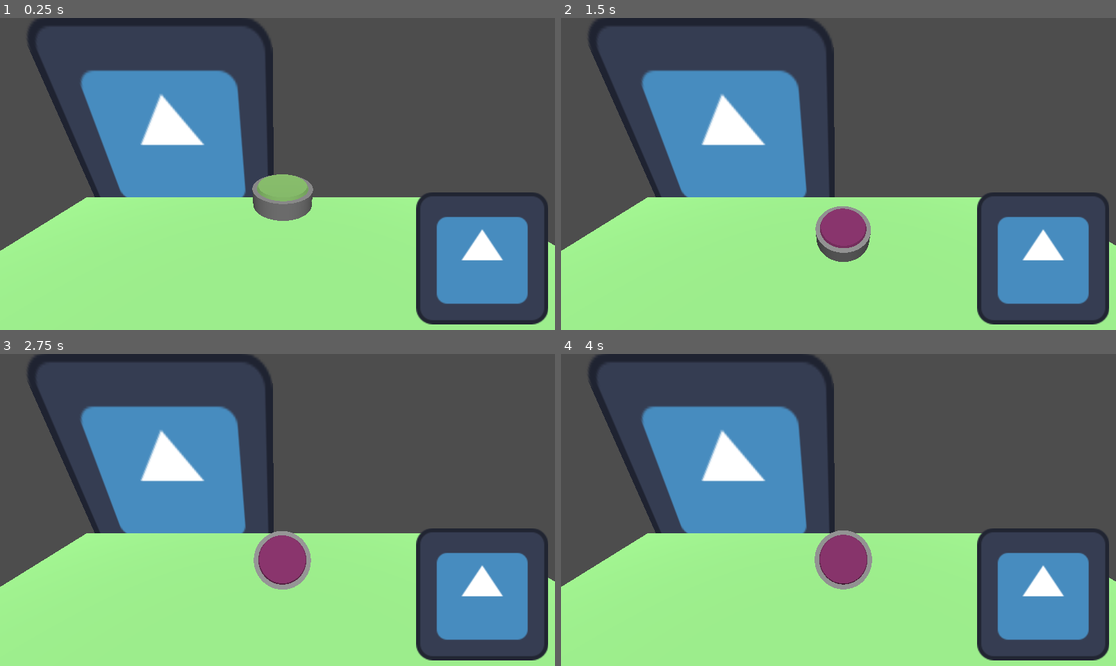
Above: before the commit, frames 1-4 (two rows, left to right).
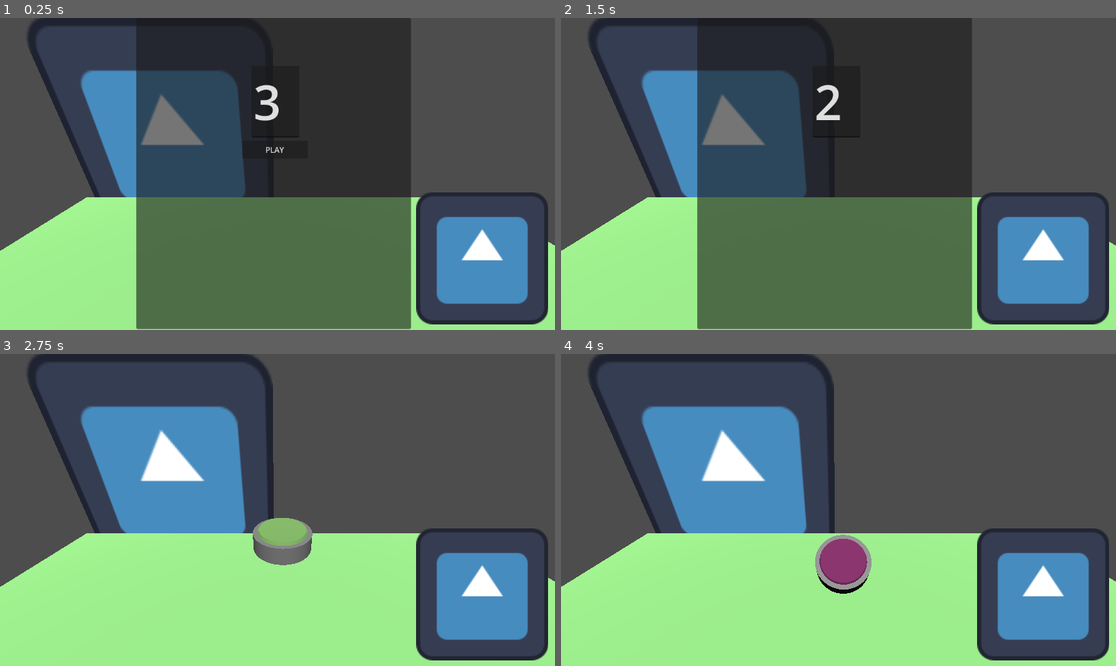
Above: after the commit, the same moments.

Repository: Ramongpou/CoinGame
Game: Godot game, scene res://Scenes/main_game.tscn
The game is run twice, just before and just after one commit, with the same random seed, the same clock (stepped at 60 frames per second) and the same inputs. The engine's default icon, where the game draws it, is replaced by a stand-in: a white triangle on a blue panel in a dark square.
Inputs (mouse positions are in pixels of both pictures, inside the frame that each line leads up to):
- Up to frame 1 (0.25 s): no input
- Up to frame 2 (1.5 s): click (838, 149) at 0.5 s, where only the run after the commit has a clickable "PLAY"; move the mouse to (960, 158) at 1.27 s; click (960, 158) at 1.42 s
- Up to frame 3 (2.75 s): move the mouse to (166, 525) at 2.02 s; click (166, 525) at 2.17 s
- Up to frame 4 (4 s): move the mouse to (894, 441) at 2.77 s; click (894, 441) at 2.92 s; move the mouse to (810, 572) at 3.52 s; click (810, 572) at 3.67 s

The runs differ from the first frame. In frame 1, 48% of the frame differs, in the area x 24-75%, y 0-100%; in frame 2, 48%; in frame 3, 2.1%; in frame 4, 0.4%.

Commit message:
animations added

Diff:
--- a/Scenes/main_game.tscn
+++ b/Scenes/main_game.tscn
@@ -1,5 +1,6 @@
-[gd_scene load_steps=8 format=3 uid="uid://ddd1vjs2alur6"]
-
+[gd_scene load_steps=13 format=3 uid="uid://ddd1vjs2alur6"]
+
+[ext_resource type="Script" path="res://Scripts/MainGame.gd" id="1_6ldtg"]
 [ext_resource type="PackedScene" uid="uid://cmbh87lmu5bvy" path="res://Scenes/Coin.tscn" id="1_hqeiw"]
 [ext_resource type="Texture2D" uid="uid://b2ygv72aqcqxm" path="res://icon.svg" id="2_13343"]
 
@@ -34,7 +35,149 @@
 "speed": 5.0
 }]
 
+[sub_resource type="Animation" id="Animation_oxtyv"]
+resource_name = "start_Coin"
+length = 1.5
+tracks/0/type = "value"
+tracks/0/imported = false
+tracks/0/enabled = true
+tracks/0/path = NodePath("Control/Start_Panel/Button:visible")
+tracks/0/interp = 1
+tracks/0/loop_wrap = true
+tracks/0/keys = {
+"times": PackedFloat32Array(0),
+"transitions": PackedFloat32Array(1),
+"update": 1,
+"values": [false]
+}
+tracks/1/type = "value"
+tracks/1/imported = false
+tracks/1/enabled = true
+tracks/1/path = NodePath("Control/Start_Panel/TextEdit:text")
+tracks/1/interp = 1
+tracks/1/loop_wrap = true
+tracks/1/keys = {
+"times": PackedFloat32Array(0, 0.5, 1, 1.5),
+"transitions": PackedFloat32Array(1, 1, 1, 1),
+"update": 1,
+"values": ["3", "2", "1", "0"]
+}
+tracks/2/type = "value"
+tracks/2/imported = false
+tracks/2/enabled = true
+tracks/2/path = NodePath("Control/Start_Panel:visible")
+tracks/2/interp = 1
+tracks/2/loop_wrap = true
+tracks/2/keys = {
+"times": PackedFloat32Array(1.5),
+"transitions": PackedFloat32Array(1),
+"update": 1,
+"values": [false]
+}
+tracks/3/type = "method"
+tracks/3/imported = false
+tracks/3/enabled = true
+tracks/3/path = NodePath(".")
+tracks/3/interp = 1
+tracks/3/loop_wrap = true
+tracks/3/keys = {
+"times": PackedFloat32Array(1.5),
+"transitions": PackedFloat32Array(1),
+"values": [{
+"args": [],
+"method": &"Create_Coin"
+}]
+}
+
+[sub_resource type="Animation" id="Animation_ca6nk"]
+length = 0.001
+tracks/0/type = "value"
+tracks/0/imported = false
+tracks/0/enabled = true
+tracks/0/path = NodePath("Control/Start_Panel/Button:visible")
+tracks/0/interp = 1
+tracks/0/loop_wrap = true
+tracks/0/keys = {
+"times": PackedFloat32Array(0),
+"transitions": PackedFloat32Array(1),
+"update": 1,
+"values": [false]
+}
+tracks/1/type = "value"
+tracks/1/imported = false
+tracks/1/enabled = true
+tracks/1/path = NodePath("Control/Start_Panel/TextEdit:text")
+tracks/1/interp = 1
+tracks/1/loop_wrap = true
+tracks/1/keys = {
+"times": PackedFloat32Array(0),
+"transitions": PackedFloat32Array(1),
+"update": 1,
+"values": ["2"]
+}
+tracks/2/type = "value"
+tracks/2/imported = false
+tracks/2/enabled = true
+tracks/2/path = NodePath("Control/Start_Panel:visible")
+tracks/2/interp = 1
+tracks/2/loop_wrap = true
+tracks/2/keys = {
+"times": PackedFloat32Array(0),
+"transitions": PackedFloat32Array(1),
+"update": 1,
+"values": [true]
+}
+
+[sub_resource type="Animation" id="Animation_hpyu3"]
+resource_name = "start_game"
+tracks/0/type = "value"
+tracks/0/imported = false
+tracks/0/enabled = true
+tracks/0/path = NodePath("Control/Start_Panel:visible")
+tracks/0/interp = 1
+tracks/0/loop_wrap = true
+tracks/0/keys = {
+"times": PackedFloat32Array(0),
+"transitions": PackedFloat32Array(1),
+"update": 1,
+"values": [true]
+}
+tracks/1/type = "value"
+tracks/1/imported = false
+tracks/1/enabled = true
+tracks/1/path = NodePath("Control/Start_Panel/Button:visible")
+tracks/1/interp = 1
+tracks/1/loop_wrap = true
+tracks/1/keys = {
+"times": PackedFloat32Array(0),
+"transitions": PackedFloat32Array(1),
+"update": 1,
+"values": [true]
+}
+tracks/2/type = "value"
+tracks/2/imported = false
+tracks/2/enabled = true
+tracks/2/path = NodePath("Control/Start_Panel/TextEdit:text")
+tracks/2/interp = 1
+tracks/2/loop_wrap = true
+tracks/2/keys = {
+"times": PackedFloat32Array(0),
+"transitions": PackedFloat32Array(1),
+"update": 1,
+"values": ["3"]
+}
+
+[sub_resource type="AnimationLibrary" id="AnimationLibrary_54crf"]
+_data = {
+"RESET": SubResource("Animation_ca6nk"),
+"start_Coin": SubResource("Animation_oxtyv"),
+"start_game": SubResource("Animation_hpyu3")
+}
+
 [node name="MainGame" type="Node3D"]
+script = ExtResource("1_6ldtg")
+Coin = ExtResource("1_hqeiw")
+Colors = [Color(1, 0, 0, 1), Color(0, 1, 0, 1), Color(0, 0, 1, 1), Color(0.996078, 0, 0.776471, 1)]
 
 [node name="Camera3D" type="Camera3D" parent="."]
 transform = Transform3D(1, 0, 0, 0, 0.905909, 0.423473, 0, -0.423473, 0.905909, -0.0845034, 2.97644, 2.96604)
@@ -51,10 +194,6 @@
 
 [node name="CollisionShape3D" type="CollisionShape3D" parent="StaticBody3D"]
 shape = SubResource("BoxShape3D_apvu0")
-
-[node name="Coin" parent="." instance=ExtResource("1_hqeiw")]
-transform = Transform3D(1.5, 0, 0, 0, -1.5, -3.80277e-06, 0, 3.80277e-06, -1.5, 0, 1.25305, 0)
-Colors = [Color(1, 0, 0, 1), Color(0, 1, 0, 1), Color(0, 0, 1, 1), Color(1, 0, 0.764706, 1)]
 
 [node name="Control" type="Control" parent="."]
 layout_mode = 3
@@ -70,6 +209,42 @@
 scale = Vector2(2.14453, 2.14453)
 sprite_frames = SubResource("SpriteFrames_r1txr")
 
+[node name="Start_Panel" type="Panel" parent="Control"]
+layout_mode = 0
+offset_left = 283.0
+offset_right = 853.0
+offset_bottom = 646.0
+
+[node name="Button" type="Button" parent="Control/Start_Panel"]
+visible = false
+layout_mode = 0
+offset_left = 220.0
+offset_top = 255.0
+offset_right = 356.0
+offset_bottom = 292.0
+text = "PLAY"
+
+[node name="TextEdit" type="TextEdit" parent="Control/Start_Panel"]
+layout_mode = 0
+offset_left = 239.0
+offset_top = 99.0
+offset_right = 339.0
+offset_bottom = 248.0
+theme_override_colors/background_color = Color(0, 0, 0, 0)
+theme_override_colors/font_placeholder_color = Color(0, 0, 0, 0)
+theme_override_colors/caret_background_color = Color(0, 0, 0, 0)
+theme_override_colors/word_highlighted_color = Color(0, 0, 0, 0)
+theme_override_font_sizes/font_size = 100
+text = "2"
+scroll_fit_content_height = true
+
 [node name="AnimatedSprite3D" type="AnimatedSprite3D" parent="."]
 transform = Transform3D(3.99549, 0, 0, 0, 3.99549, 0, 0, 0, 1, -2.74329, 1.54295, -2.00902)
 sprite_frames = SubResource("SpriteFrames_njtm8")
+
+[node name="AnimationPlayer" type="AnimationPlayer" parent="."]
+libraries = {
+"": SubResource("AnimationLibrary_54crf")
+}
+
+[connection signal="button_down" from="Control/Start_Panel/Button" to="." method="play_clicked"]
--- a/Scripts/Coin.gd
+++ b/Scripts/Coin.gd
@@ -17,7 +17,7 @@
 func _ready():
 	StartPosition = position
 	CanClick = true
-	print("Size: ", Colors.size())
+	#first_push()
 	pass # Replace with function body.
 
 
@@ -44,9 +44,8 @@
 		if event.button_index == MOUSE_BUTTON_LEFT and event.pressed == true and CanClick == true:
 			CanClick = false
 			ClickTimer.start()
-			print("Pressed")
 			Animator.play("Flip")
-			apply_impulse(Vector3.UP * force, position)
+			apply_impulse(Vector3.UP * force)
 	pass # Replace with function body.
 
 
@@ -62,3 +61,12 @@
 func get_random_color_Tails():
 	var c1 : int = randi_range(0,Colors.size() - 1)
 	Tails.get_surface_override_material(0).albedo_color  = Colors[c1]
+
+func first_push():
+	CanClick = false
+	ClickTimer.start()
+	Animator.play("Flip")
+	apply_impulse(Vector3.UP * force)
+
+func AddColors(newColors : Array):
+	Colors = newColors
--- /dev/null
+++ b/Scripts/MainGame.gd
@@ -0,0 +1,25 @@
+extends Node3D
+
+@onready var Animator : AnimationPlayer = $"AnimationPlayer"
+@export var Coin : PackedScene
+@export var Colors : Array
+
+# Called when the node enters the scene tree for the first time.
+func _ready():
+	Animator.play("start_game")
+	pass # Replace with function body.
+
+
+# Called every frame. 'delta' is the elapsed time since the previous frame.
+func _process(delta):
+	pass
+
+func play_clicked():
+	Animator.play("start_Coin")
+
+func Create_Coin():
+	var tempCoin = Coin.instantiate()
+	tempCoin.AddColors(Colors)
+	add_child(tempCoin)
+	tempCoin.position.x = 0
+	tempCoin.position.y = 1.5
